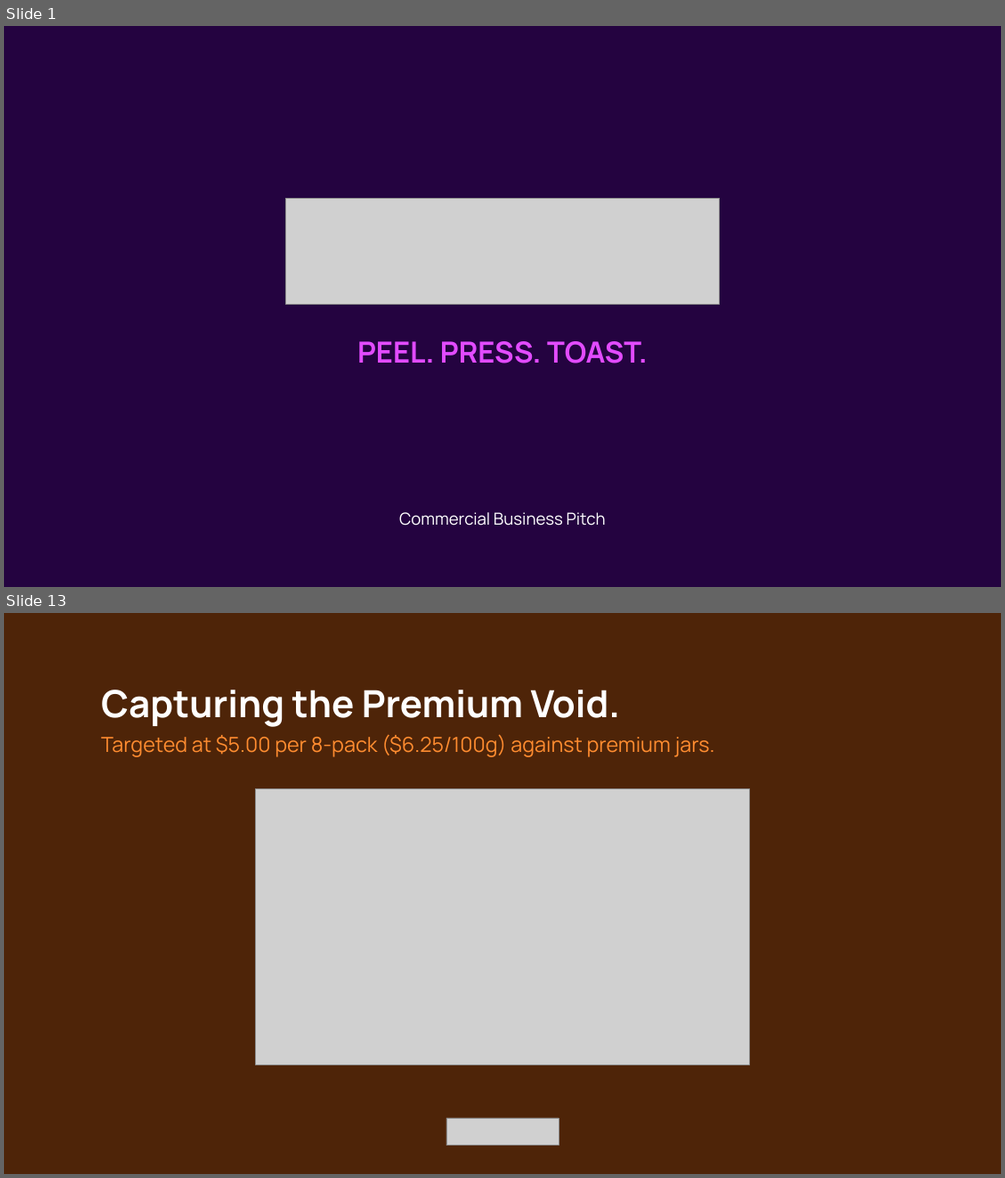
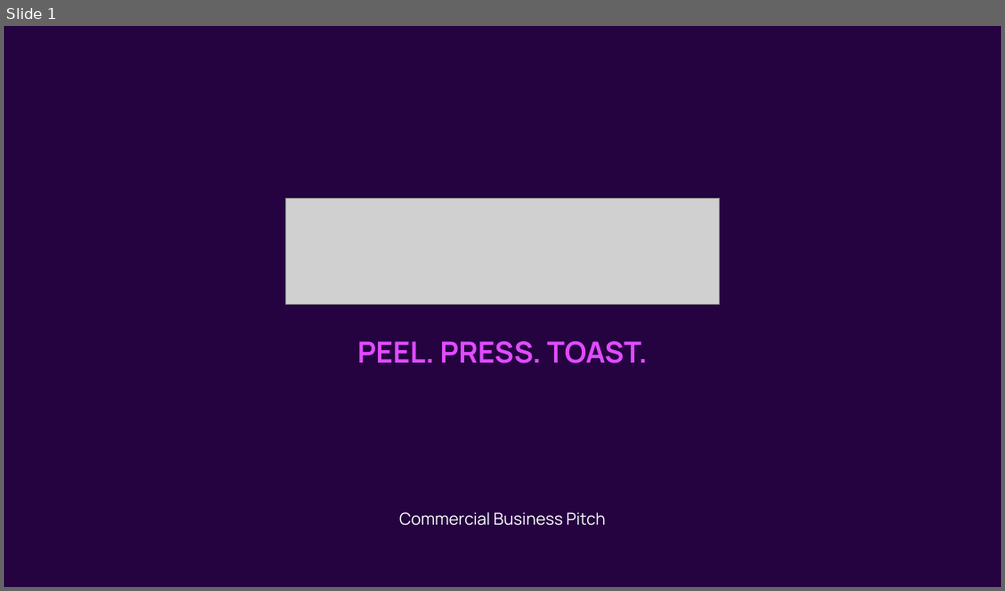
Before and after one commit to JacobCrume/stamp-spreads, a slide deck: presentation/Stamp-pitch.pptx. Shown one above the other, each under a label of ours: slides 1 and 13 before the commit, slide 1 after it; the slides between them are not shown. The pictures are 1005x1178 and 1005x591 pixels, drawn with LibreOffice and Linux fonts; fonts in the diff are those of the drawing; grey boxes stand for pictures. Boxes give left, top, right and bottom in pixels: in the first picture for what was removed or moved away, otherwise in the second. Text is boxed around its words. In the diff, an @@ line names an element or a change of style, - is before the commit and + after.

```diff
--- a/presentation/Stamp-pitch.pptx
+++ b/presentation/Stamp-pitch.pptx
@@ slide 13 removed at (4, 613, 1001, 1174), background #FFFFFF @@
@@ rectangle removed at (4, 613, 1001, 1174) @@
@@ text removed at (101, 690, 715, 757) @@
-Capturing the Premium Void.
-Targeted at $5.00 per 8-pack ($6.25/100g) against premium jars.
@@ picture removed at (256, 788, 750, 1064) @@
@@ picture removed at (446, 1118, 558, 1145) @@
```
Also in this commit, not shown: 19 slides changed, 2 other slides removed, 2 other files.
